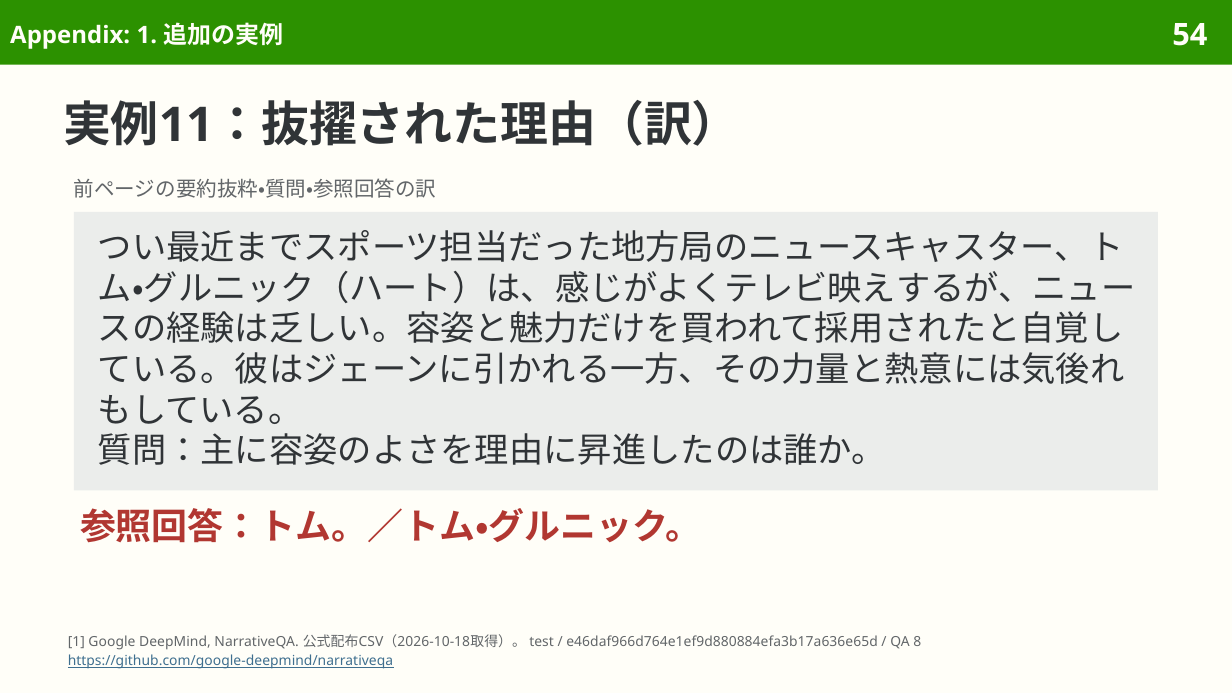
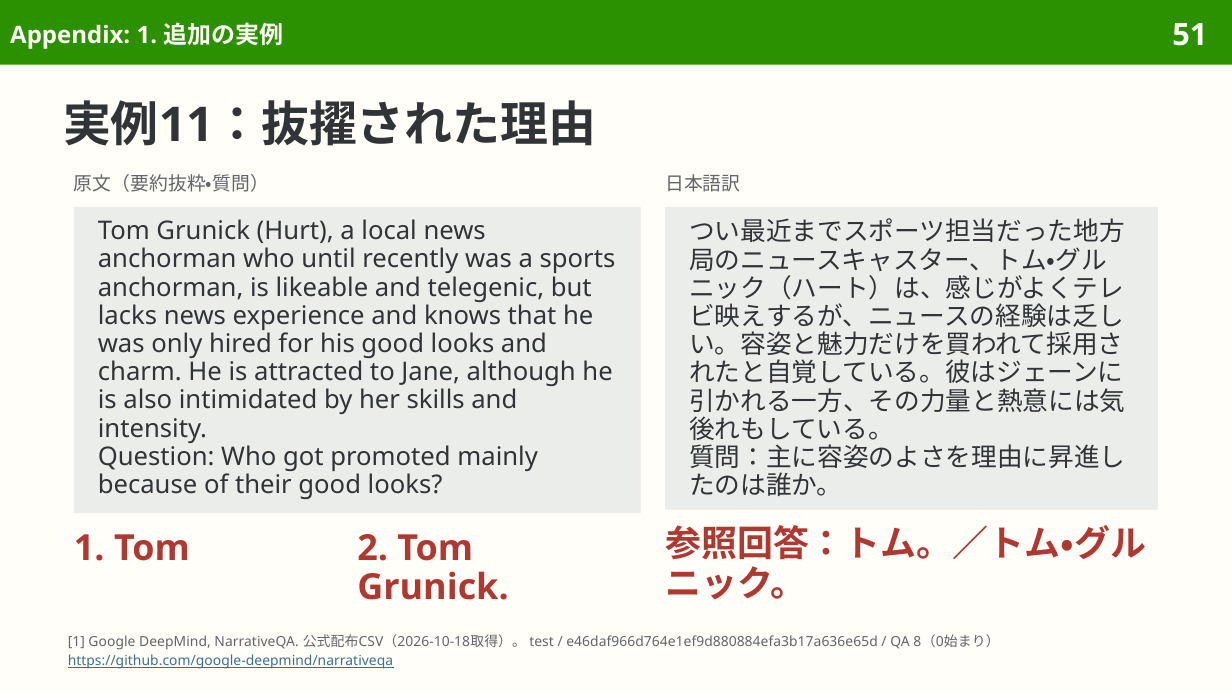
Before and after one commit to sasakiy84/datasets-in-10-minutes, a slide deck: slide 51 of slides/datasets-in-10-minutes-narrativeqa.pptx (slide 54 before the commit). Drawn at 1232x693 pixels with LibreOffice and Linux fonts; fonts in the diff are those of the drawing. Boxes give left, top, right and bottom in pixels: in the first picture for what was removed or moved away, otherwise in the second. Text is boxed around its words. In the diff, an @@ line names an element or a change of style, - is before the commit and + after.

Commit message:
Refine NarrativeQA bilingual examples after independent review

```diff
--- a/slides/datasets-in-10-minutes-narrativeqa.pptx
+++ b/slides/datasets-in-10-minutes-narrativeqa.pptx
@@ page number at (1172,23,1207,46): text changed @@
-54
+51
@@ title at (63,100,596,146): text changed @@
-実例11：抜擢された理由（訳）
+実例11：抜擢された理由
@@ text at (74,174,269,192): text changed; size 12 to 11 pt @@
-前ページの要約抜粋・質問・参照回答の訳
+原文（要約抜粋・質問）
@@ text added at (665,174,740,192), 11 pt, text #626669 @@
+日本語訳
@@ rectangle added at (74,207,641,513), fill #EBEDEB, 15 pt, text #303437 @@
+Tom Grunick (Hurt), a local news anchorman who until recently was a sports anchorman, is likeable and telegenic, but lacks news experience and knows that he was only hired for his good looks and charm. He is attracted to Jane, although he is also intimidated by her skills and intensity.
+Question: Who got promoted mainly because of their good looks?
@@ rectangle "つい最近までスポーツ担当だった地方局のニュースキャスター、トム・グルニック（ハート）は、感じがよくテレビ映えするが、ニュ ...": place and size @@
-rectangle "つい最近までスポーツ担当だった地方局のニュースキャスター、トム・グルニック（ハート）は、感じがよくテレビ映えするが、ニュ ..." at (74,212,1158,490)
+rectangle "つい最近までスポーツ担当だった地方局のニュースキャスター、トム・グルニック（ハート）は、感じがよくテレビ映えするが、ニュ ..." at (665,207,1158,510)
@@ rectangle "つい最近までスポーツ担当だった地方局のニュースキャスター、トム・グルニック（ハート）は、感じがよくテレビ映えするが、ニュ ..." at (665,207,1158,510): size 20 to 15 pt; line spacing 23.8pt to 16.5pt @@
@@ text added at (74,534,190,561), 21 pt, text #B13731, bold @@
+1. Tom
@@ text added at (357,534,508,600), 21 pt, text #B13731, bold @@
+2. Tom Grunick.
@@ text "参照回答：トム。／トム・グルニック。": place and size @@
-text "参照回答：トム。／トム・グルニック。" at (80,508,702,543)
+text "参照回答：トム。／トム・グルニック。" at (665,525,1146,599)
@@ text "参照回答：トム。／トム・グルニック。" at (665,525,1146,599): line spacing 24.4pt to 23.1pt @@
@@ text at (68,634,999,650): text changed @@
-[1] Google DeepMind, NarrativeQA. 公式配布CSV（2026-10-18取得）。 test / e46daf966d764e1ef9d880884efa3b17a636e65d / QA 8
+[1] Google DeepMind, NarrativeQA. 公式配布CSV（2026-10-18取得）。 test / e46daf966d764e1ef9d880884efa3b17a636e65d / QA 8（0始まり）
```
Also in this commit, not shown: 18 other slides changed, 3 slides removed, 21 other files.
